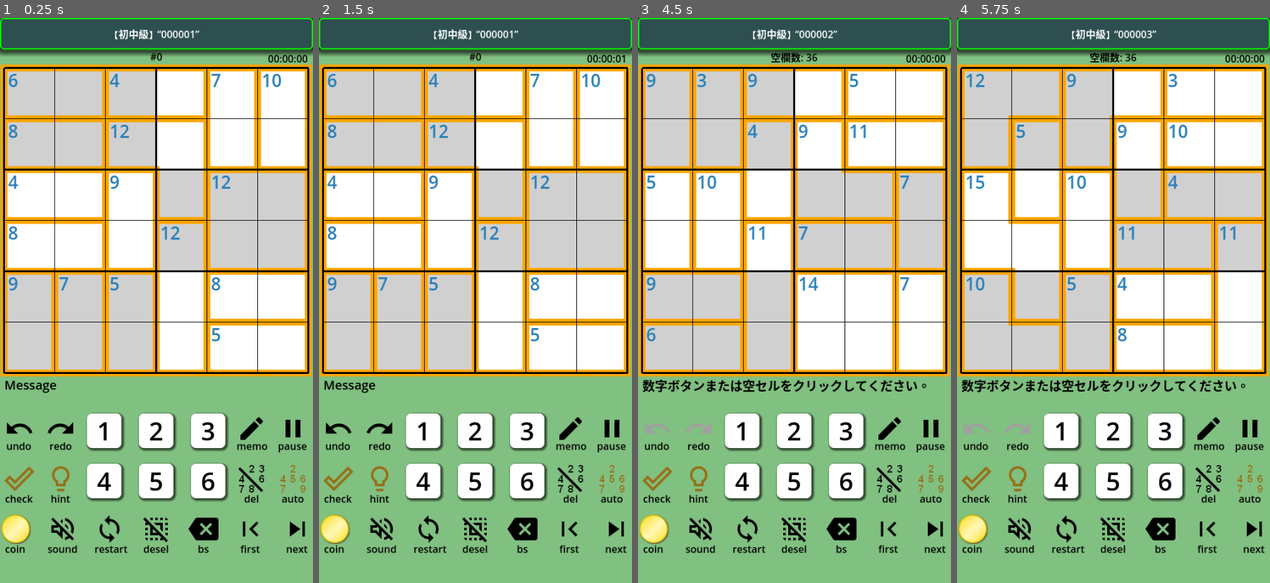
Above: before the commit, frames 1-4 (left to right).
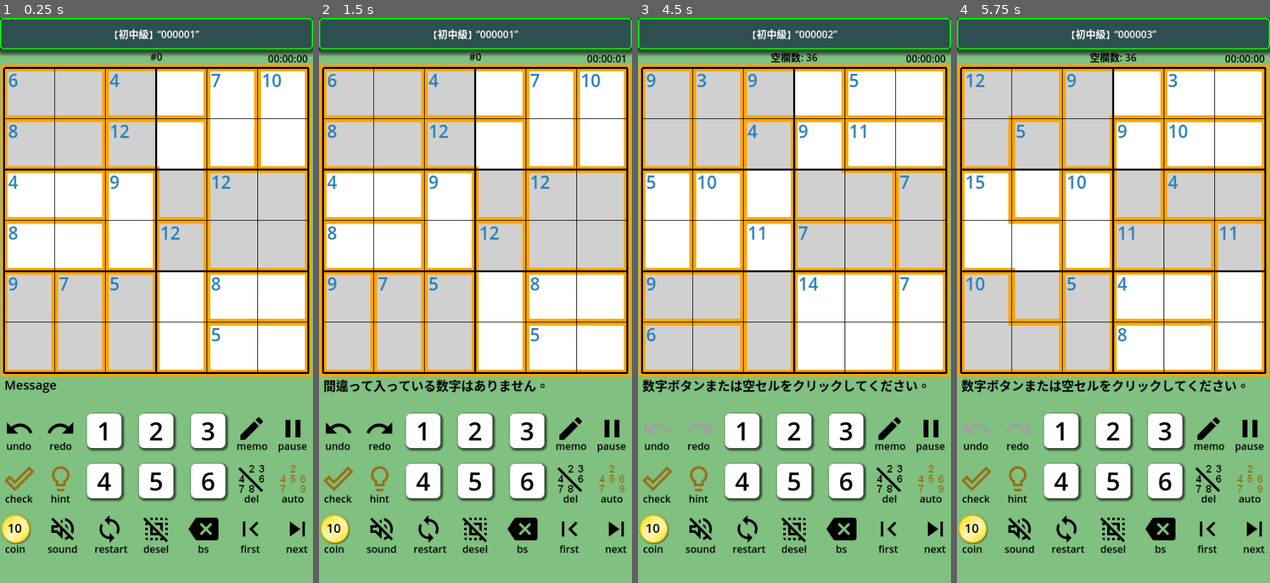
Above: after the commit, the same moments.

Repository: vivisuke/GD4KillerSudoku6
Game: Godot game, scene res://main_scene.tscn
Two runs of this game, one before a commit and one after it. Both use one fixed random seed, a clock stepped at 60 frames per second and the inputs below.
Inputs (mouse positions are in pixels of both pictures, inside the frame that each line leads up to):
- Up to frame 1 (0.25 s): no input
- Up to frame 2 (1.5 s): click "check" at 0.5 s; click (334, 532) at 1.25 s, where only the run after the commit has a clickable "10"
- Up to frame 3 (4.5 s): click "restart" at 2 s; click "restart" at 2.75 s; click "restart" at 3.5 s; click "next" at 4.25 s
- Up to frame 4 (5.75 s): click "next" at 5 s

The runs differ from the first frame. In frame 1, less than 0.1% of the frame differs, in the area x 2-7%, y 89-92%; in frame 2, 0.8%, in the area x 1-73%, y 64-92%; in frame 3, less than 0.1%; in frame 4, less than 0.1%.

Commit message:
0083 ◎ C 04/15 04/15 0.001│ToDo│Check 機能実装

Diff:
--- a/GD4KillerSudoku6/main_scene.tscn
+++ b/GD4KillerSudoku6/main_scene.tscn
@@ -400,6 +400,16 @@
 layout_mode = 2
 texture_normal = ExtResource("23_n7jlg")
 
+[node name="NCoinLabel" type="Label" parent="HBC3/CoinButton"]
+layout_mode = 0
+offset_right = 46.0
+offset_bottom = 44.0
+theme_override_colors/font_color = Color(0, 0, 0, 1)
+theme_override_font_sizes/font_size = 20
+text = "10"
+horizontal_alignment = 1
+vertical_alignment = 1
+
 [node name="Label" type="Label" parent="HBC3/CoinButton"]
 layout_mode = 0
 offset_top = 44.0
@@ -566,6 +576,7 @@
 [connection signal="pressed" from="HBC1/Button1" to="." method="_on_button_1_pressed"]
 [connection signal="pressed" from="HBC1/Button2" to="." method="_on_button_2_pressed"]
 [connection signal="pressed" from="HBC1/Button3" to="." method="_on_button_3_pressed"]
+[connection signal="pressed" from="HBC2/CheckButton" to="." method="_on_check_button_pressed"]
 [connection signal="pressed" from="HBC2/HintButton" to="." method="_on_hint_button_pressed"]
 [connection signal="pressed" from="HBC2/Button4" to="." method="_on_button_4_pressed"]
 [connection signal="pressed" from="HBC2/Button5" to="." method="_on_button_5_pressed"]
--- a/GD4KillerSudoku6/scripts/main_scene.gd
+++ b/GD4KillerSudoku6/scripts/main_scene.gd
@@ -1167,7 +1167,7 @@
 	pass
 func add_falling_coin():
 	var fc = Label.new()	# ほんとは TextureRect
-	fc.position = $CoinButton.rect_position + $CoinButton.rect_size / 2
+	fc.position = $CoinButton.position + $CoinButton.rect.size() / 2
 	var th = rng.randf_range(0, 3.1415926535*2)
 	fc.linear_velocity = Vector2(cos(th), sin(th))*100
 	fc.angular_velocity = rng.randf_range(0, 1)
@@ -1656,3 +1656,26 @@
 		remove_all_memo()
 	undo_ix += 1
 	update_all_status()
+
+
+func _on_check_button_pressed():
+	if paused: return		# ポーズ中
+	if qCreating: return	# 問題生成中
+	##if g.env[g.KEY_N_COINS] < 1: return
+	##add_falling_coin()
+	##g.env[g.KEY_N_COINS] -= 1
+	##$CoinButton/NCoinLabel.text = str(g.env[g.KEY_N_COINS])
+	##g.save_environment()
+	var err = false
+	for ix in range(N_CELLS):
+		if input_labels[ix].text != "" && int(input_labels[ix].text) != ans_num[ix]:
+			err = true
+			input_labels[ix].add_theme_color_override("font_color", COLOR_INCORRECT)
+	if err:
+		$MessLabel.text = "間違って入っている数字（赤色）があります。"
+		if sound:
+			$Audio/Incorrect.play()
+	else:
+		$MessLabel.text = "間違って入っている数字はありません。"
+		##if sound:
+		##	$Audio/Correct.play()
Not shown, changed: GD4KillerSudoku6.spr
